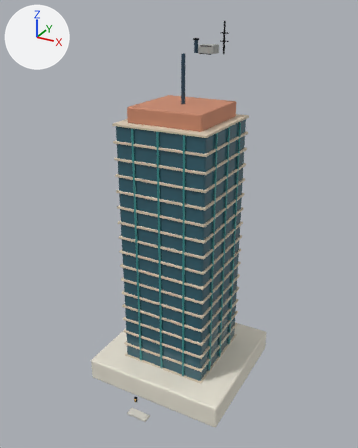
What one commit did to the glTF model assets/models/realistic/RES_TOWER_3x3_001.glb.
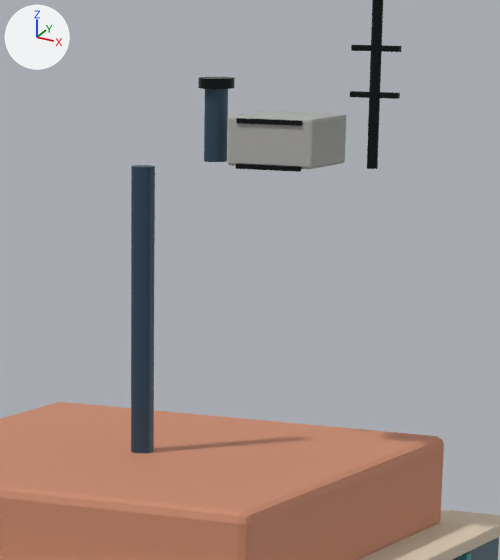
Each version appears first whole from a 50 mm camera at (6.6, -12.25, 11.36) aimed at (0.08, -0.39, 5.43), and next in a close-up on the part from 44% to 69% of the width and 5% to 27% of the height. Lighting does not change. The marker at upper left points along +X, +Y and +Z. The older version's two pictures come first. Objects named as collision shapes, trigger or cutter boxes, shadow casters or lower levels of detail are left out. Where no turn or scale is listed for an object, it has been applied to the vertices. Vertices at exactly the same position are counted once.

The first close-up shows 'RES_TOWER_3x3_001_Visual'.
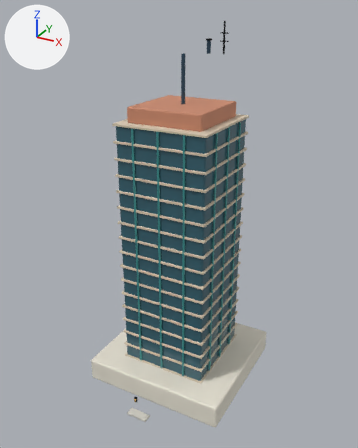
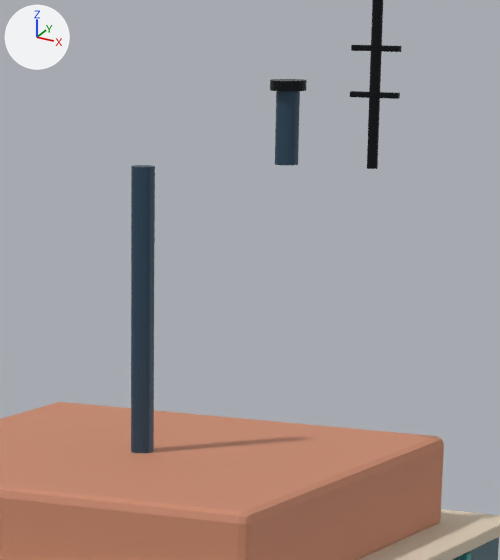
The change in detail:
me_cube is used by ob_res_tower_3x3_001_visual; location (0.0, 0.0, 0.375).
me_cube had 2416 vertices, 4656 faces and spanned x -2.28..2.28, y -2.94..2.14, z -0.38..10.65.
me_cube now has 2248 vertices, 4332 faces and spans x -2.28..2.28, y -2.94..2.14, z -0.38..10.65.
me_cube part 1: the loose piece of 56 vertices spanning x 0.38..0.71, y 0.21..0.22, z 10.02..10.04 is deleted.
me_cube part 2: the loose piece of 56 vertices spanning x 0.33..0.77, y 0.22..0.6, z 9.83..10.05 is deleted.
me_cube part 3: the loose piece of 48 vertices spanning x 0.09..0.26, y 0.32..0.49, z 10.16..10.2 is deleted.
Part 4, on me_cube:
52 vertices are removed from x 0.38..0.71, y 0.21..0.22, z 9.82..9.84.
108 faces are deleted.
32 vertices in x 0.12..0.23, y 0.35..0.46, z 9.83..10.17 move by (0.37, 0.0, 0.0).
16 vertices in x 0.12..0.17, y 0.35..0.46, z 9.83..10.17 move by (0.38, 0.0, 0.0).
4 vertices move from x 0.38..0.71, y 0.21..0.22, z 9.82..9.84 to x 0.46..0.63, y 0.32..0.43, z 10.16..10.2.
27 vertices are added at x 0.46..0.63, y 0.32..0.49, z 10.16..10.2.
17 new vertices lie (0.0, 0.0, 0.04) away from vertices in x 0.38..0.62, y 0.22..0.49, z 9.82..10.16.
92 new faces join them, mat_focus_real_black (black #1d2124).
me_cube no longer uses material mat_focus_real_concrete (grey #adafac).

Boxes (x1, y1, x2, y2) around the edits, measured in the close-ups (500 x 560 px; the box of a moved part takes in the faces that stretch with it):
part 1 of me_cube, deleted
    before: (236, 118, 302, 126)
part 2 of me_cube, deleted
    before: (228, 111, 346, 169)
part 3 of me_cube, deleted (black)
    before: (198, 77, 235, 89)
part 4 of me_cube, moved or reshaped
    before: (204, 89, 301, 172)
    after: (270, 79, 307, 165)
